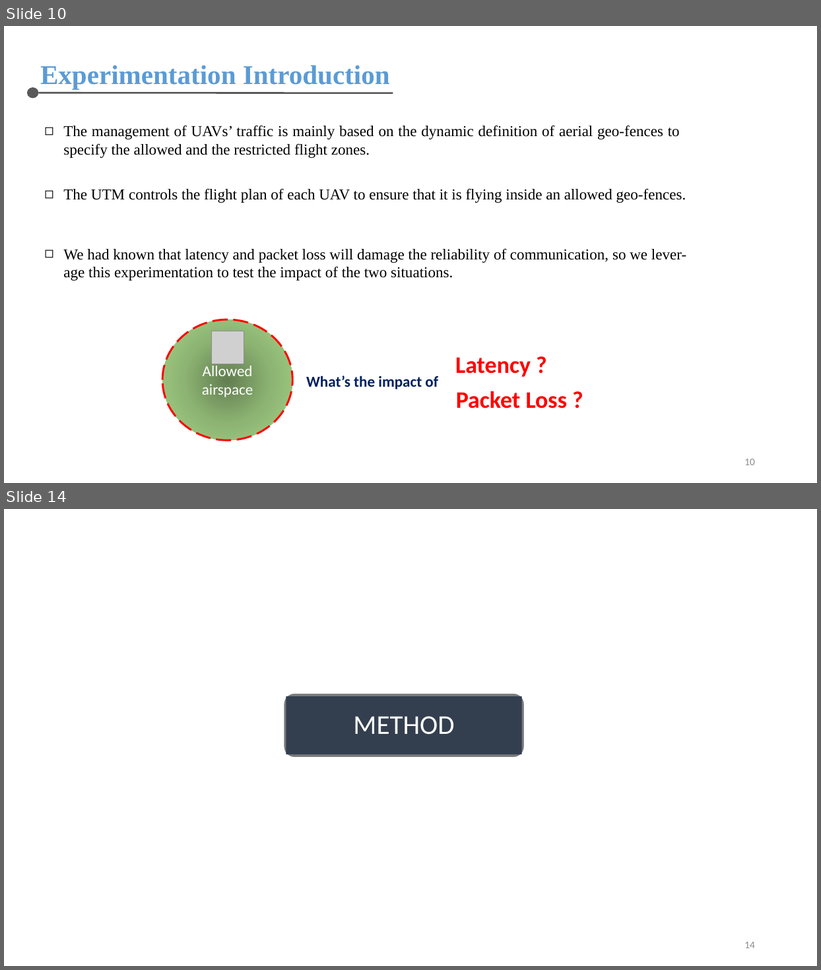
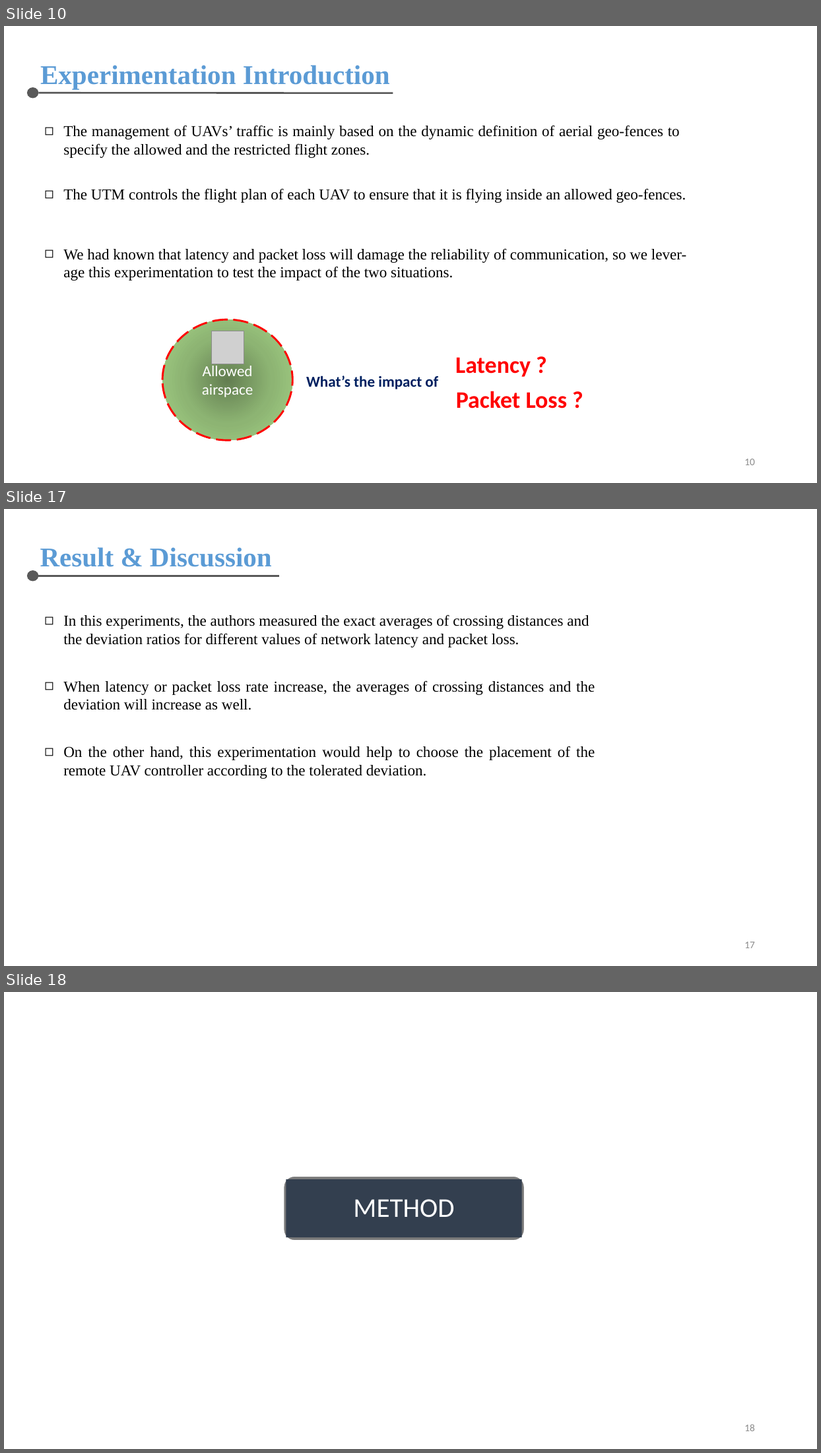
Before and after one commit to chris-nthu/communication, a slide deck: wireless_network/PaperReading/Report.pptx. Shown one above the other, each under a label of ours: slides 10 and 14 before the commit, slides 10, 17 and 18 after it; the slides between them are not shown. The pictures are 821x970 and 821x1453 pixels, drawn with LibreOffice and Linux fonts; fonts in the diff are those of the drawing; grey boxes stand for pictures. Boxes give left, top, right and bottom in pixels: in the first picture for what was removed or moved away, otherwise in the second. Text is boxed around its words. In the diff, an @@ line names an element or a change of style, - is before the commit and + after.

```diff
--- a/wireless_network/PaperReading/Report.pptx
+++ b/wireless_network/PaperReading/Report.pptx
@@ slide 17 added at (4, 509, 817, 966), background #FFFFFF @@
@@ text added at (40, 547, 272, 567), 32 pt, text #5B9BD5, bold @@
+Result & Discussion
@@ ellipse added at (27, 570, 39, 582), fill #595959 @@
@@ line added from (39, 576) to (280, 576), #595959 2 pt @@
@@ text added at (63, 615, 589, 648), 18 pt, text #000000 @@
+◻ In this experiments, the authors measured the exact averages of crossing distances and
+the deviation ratios for different values of network latency and packet loss.
@@ text added at (63, 681, 595, 710), 18 pt, text #000000 @@
+◻ When latency or packet loss rate increase, the averages of crossing distances and the deviation will increase as well.
@@ text added at (63, 746, 595, 779), 18 pt, text #000000 @@
+◻ On the other hand, this experimentation would help to choose the placement of the remote UAV controller according to the tolerated deviation.
@@ page number added at (745, 942, 755, 949), 12 pt, text #8C8C8C @@
+17
@@ what was slide 14 is now slide 18 @@
@@ page number at (745, 1424, 755, 1432): text changed @@
-14
+18
```
Also in this commit, not shown: 4 slides changed, 5 other slides added.
